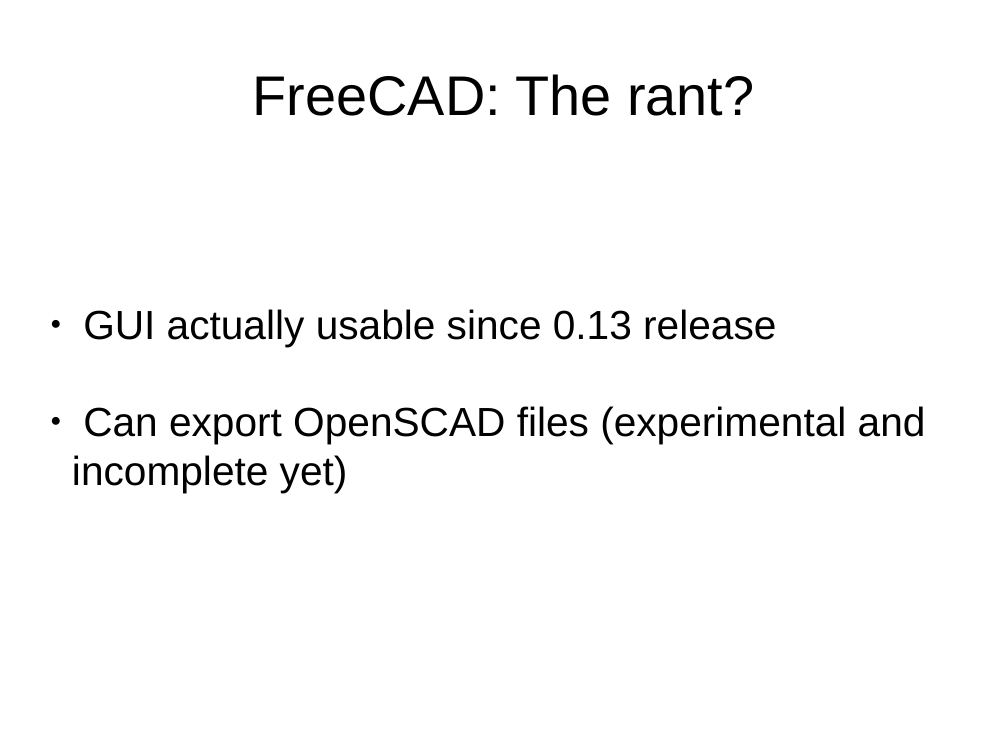
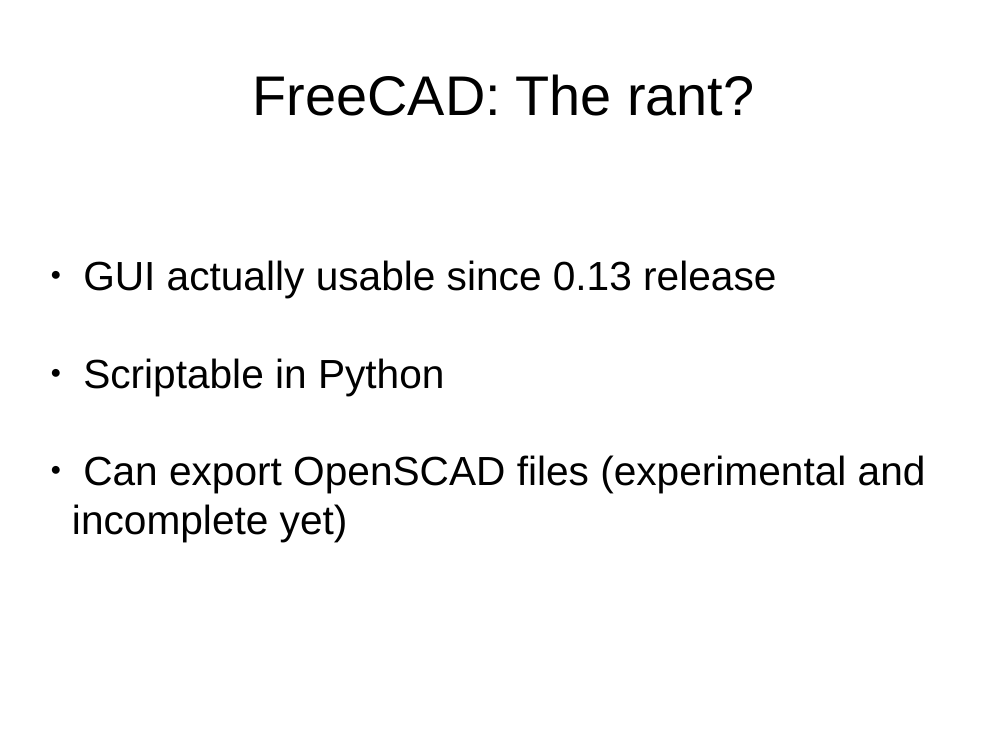
Before and after one commit to Joaz/talks, a slide deck: slide 7 of parametric_programmable_3d_models.odp (slide 6 before the commit). Drawn at 1008x756 pixels with LibreOffice and Linux fonts; fonts in the diff are those of the drawing. Boxes give left, top, right and bottom in pixels: in the first picture for what was removed or moved away, otherwise in the second. Text is boxed around its words. In the diff, an @@ line names an element or a change of style, - is before the commit and + after.

```diff
--- a/parametric_programmable_3d_models.odp
+++ b/parametric_programmable_3d_models.odp
@@ subtitle at [83, 358, 444, 395]: paragraph added @@
+● Scriptable in Python
```
Also in this commit, not shown: 8 other slides changed, 6 slides added, 13 slides removed.
